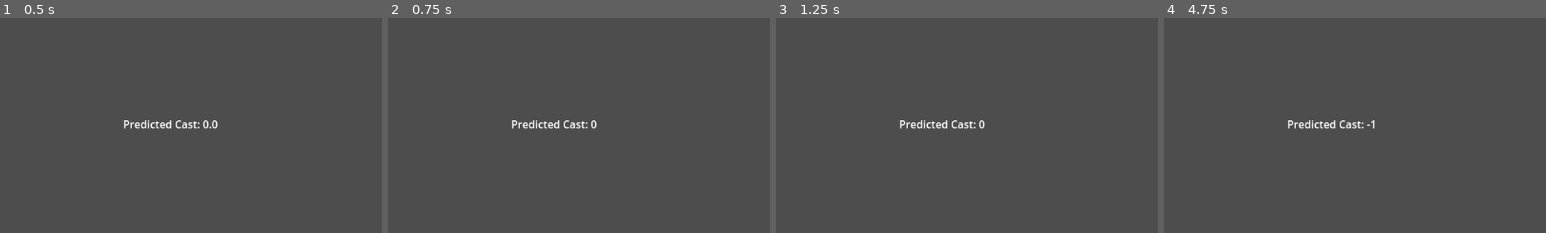
Above: before the commit, frames 1-4 (left to right).
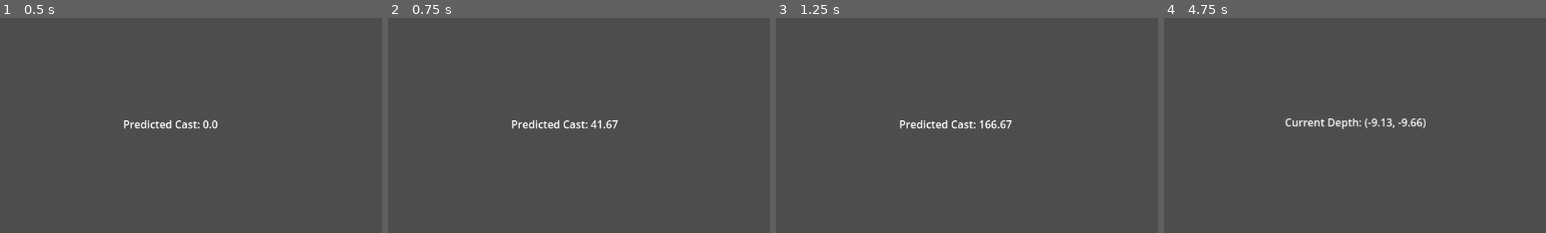
Above: after the commit, the same moments.

Repository: manspider-thatdev/fishing-game
Game: Godot game, scene res://scenes/main.tscn
Same seed, same stepped clock (60 frames per second), same inputs: the game is played once before the commit and once after it.
Inputs:
- Up to frame 1 (0.5 s): no input
- Up to frame 2 (0.75 s): tap Enter at 0.5 s; hold D (right) from 0.53 s (still down); hold Space (space) from 0.53 s (still down)
- Up to frame 3 (1.25 s): keep holding D (right); keep holding Space (space)
- Up to frame 4 (4.75 s): release D (right) at 1.28 s; release Space (space) at 1.28 s; hold S (down) 1.28-2.03 s; tap Space (space) at 1.35, 2.85, 4.35 s; tap Enter at 2, 3.5 s; hold D (right) 2.03-2.78 s; hold Space (space) 2.03-2.78 s; hold W (up) 2.78-3.53 s; hold Space (space) 3.53-4.28 s; hold A (left) from 3.53 s (still down)
The pictures show only the part of the screen within x 34-84%, y 27-77%; the shares and areas given below are measured in that part.

Frame 1 is identical in both runs. In frame 2, 0.2% of the frame differs, in the area x 53-61%, y 47-52%; in frame 3, 0.2%; in frame 4, 1.0%, in the area x 31-69%, y 46-52%.

Commit message:
Adjusted Bobber to have cleaner nudging
Also made code more consistent among varying states

Diff:
--- a/scenes/bobber.tscn
+++ b/scenes/bobber.tscn
@@ -15,7 +15,9 @@
 monitoring = false
 monitorable = false
 script = ExtResource("1_4j1gh")
-cast_speed = 100.0
+cast_speed = Vector2(25, 80)
+max_extents = 100.0
+nudge_friction = 20.0
 
 [node name="CollisionShape2D" type="CollisionShape2D" parent="."]
 shape = SubResource("CircleShape2D_ymqt8")
--- a/scripts/bobber.gd
+++ b/scripts/bobber.gd
@@ -1,25 +1,35 @@
 extends Area2D
 
-enum State { WINDUP, CAST, REEL }
+enum State {
+	WINDING,
+	CASTING,
+	REELING,
+	NUDGING,
+}
 
 @onready var timer: Timer = $Timer
 @onready var label: Label = $Label
 @onready var near_bobber: Area2D = $NearBobber
 @onready var far_bobber: Area2D = $FarBobber
 
-@export var cast_speed: float = 50.0
+@export_group("Casting")
+@export var cast_speed := Vector2(25.0, 50.0)
 @export var max_cast_distance: float = 250.0
 @export var max_extents: float = 30.0
 @export var cast_time: float = 2.0
 
-@export var nudge_speed: float = 20.0
-
+@export_group("Reeling")
 @export var reel_speed: float = 50.0
 
-var state := State.WINDUP:
+@export_group("Nudging")
+@export var nudge_speed: float = 20.0
+@export var nudge_friction: float = 15.0
+
+var velocity := Vector2.ZERO
+var state := State.WINDING:
 	set(value):
 		state = value
-		if state == State.REEL:
+		if state == State.REELING:
 			monitoring = true
 			monitorable = true
 			near_bobber.monitoring = true
@@ -37,63 +47,71 @@
 	set(value):
 		predicted_cast = snappedf(value, 0.01)
 		label.text = "Predicted Cast: " + str(predicted_cast)
-var is_reeling: bool = false
 
 
-func windup(event: InputEvent) -> void:
-	if event.is_action_pressed("space"):
+func windup(_delta: float) -> void:
+	if Input.is_action_just_pressed("space"):
 		timer.start(cast_time)
 		predicted_cast = 0
 
-	elif event.is_action_released("space"):
+	elif Input.is_action_just_released("space"):
 		timer.stop()
-		state = State.CAST
+		state = State.CASTING
 
-	elif event.is_action("space"):
+	elif Input.is_action_pressed("space"):
 		predicted_cast = pingpong(timer.time_left / (cast_time * 0.5), 1.0) * max_cast_distance
 
 
-func cast(event: InputEvent) -> void:
-	if event.is_action_pressed("space"):
-		state = State.REEL
+func cast(_delta: float) -> void:
+	if Input.is_action_just_pressed("space"):
+		state = State.REELING
+
+	var sway: float = Input.get_axis("left", "right")
+	velocity = Vector2(cast_speed.x * sway, -cast_speed.y)
+
+	label.text = "Current Depth: " + str(position.snapped(Vector2.ONE * 0.01))
+
+	if absf(position.y) >= predicted_cast:
+		position.y = -predicted_cast
+		state = State.REELING
 
 
-func reel(event: InputEvent) -> void:
-	if event.is_action_pressed("space"):
-		is_reeling = true
-	elif event.is_action_released("space"):
-		is_reeling = false
-		if position.y >= 0:
-			state = State.WINDUP
-			predicted_cast = -1
+func reel(_delta: float) -> void:
+	velocity = Input.get_vector("left", "right", "up", "down") * nudge_speed
+	if velocity != Vector2.ZERO:
+		state = State.NUDGING
+
+	if Input.is_action_pressed("space"):
+		velocity = -position.normalized() * reel_speed
+	elif position.y >= 0 and Input.is_action_just_released("space"):
+		state = State.WINDING
+		predicted_cast = -1
+
+	label.text = "Current Depth: " + str(position.snapped(Vector2.ONE * 0.01))
+
+
+func nudge(delta: float) -> void:
+	velocity = velocity.move_toward(Vector2.ZERO, delta * nudge_friction)
+	if velocity == Vector2.ZERO:
+		state = State.REELING
+	if Input.is_action_pressed("space"):
+		state = State.REELING
+
+	label.text = "Current Depth: " + str(position.snapped(Vector2.ONE * 0.01))
+
+
+func _process(delta: float) -> void:
+	if state == State.WINDING:
+		windup(delta)
+	elif state == State.CASTING:
+		cast(delta)
+	elif state == State.REELING:
+		reel(delta)
+	elif state == State.NUDGING:
+		nudge(delta)
 
 
 func _physics_process(delta: float) -> void:
-	var velocity := Input.get_vector("left", "right", "up", "down")
-
-	if state == State.CAST:
-		position.y = move_toward(position.y, -(predicted_cast + 0.01), cast_speed * delta)
-		position.x = move_toward(position.x, position.x + velocity.x, nudge_speed * delta)
-
-		label.text = "Current Depth: " + str(position.snapped(Vector2.ONE * 0.01))
-
-		if absf(position.y) >= predicted_cast:
-			state = State.REEL
-
-	elif state == State.REEL:
-		if is_reeling:
-			position = position.move_toward(Vector2.ZERO, cast_speed * delta)
-		elif velocity:
-			position = position.move_toward(velocity + position, nudge_speed * delta)
-		label.text = "Current Depth: " + str(position.snapped(Vector2.ONE * 0.01))
+	position += velocity * delta
 
 	position = position.clamp(Vector2(-max_extents, -max_cast_distance), Vector2(max_extents, 0.0))
-
-
-func _unhandled_input(event: InputEvent) -> void:
-	if state == State.WINDUP:
-		windup(event)
-	elif state == State.CAST:
-		cast(event)
-	elif state == State.REEL:
-		reel(event)
